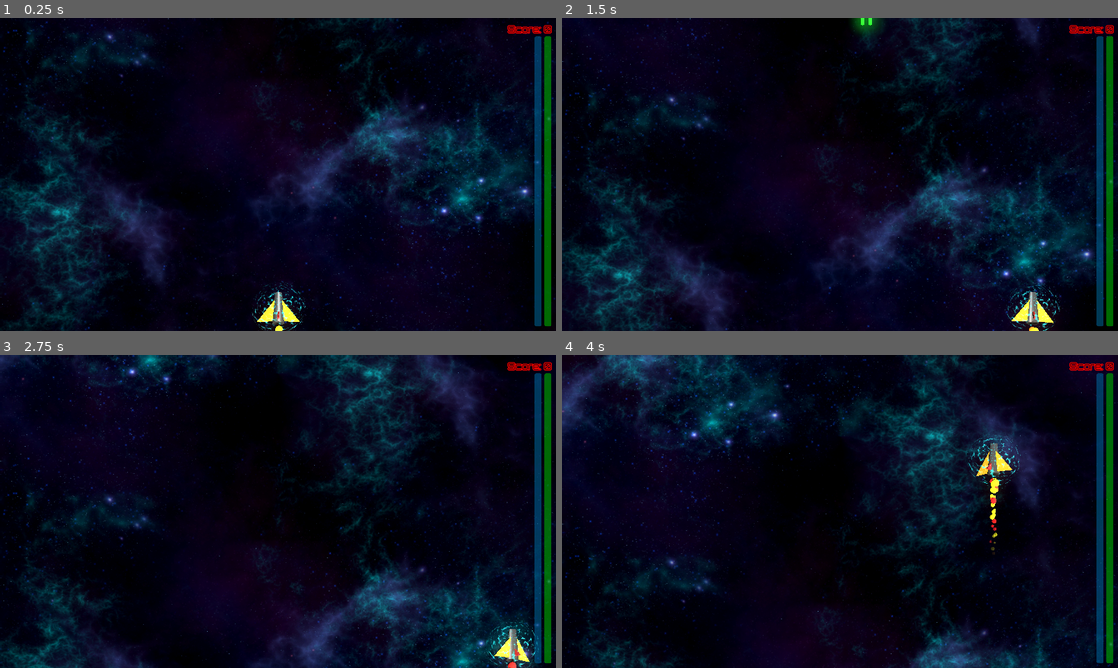
Above: before the commit, frames 1-4 (two rows, left to right).
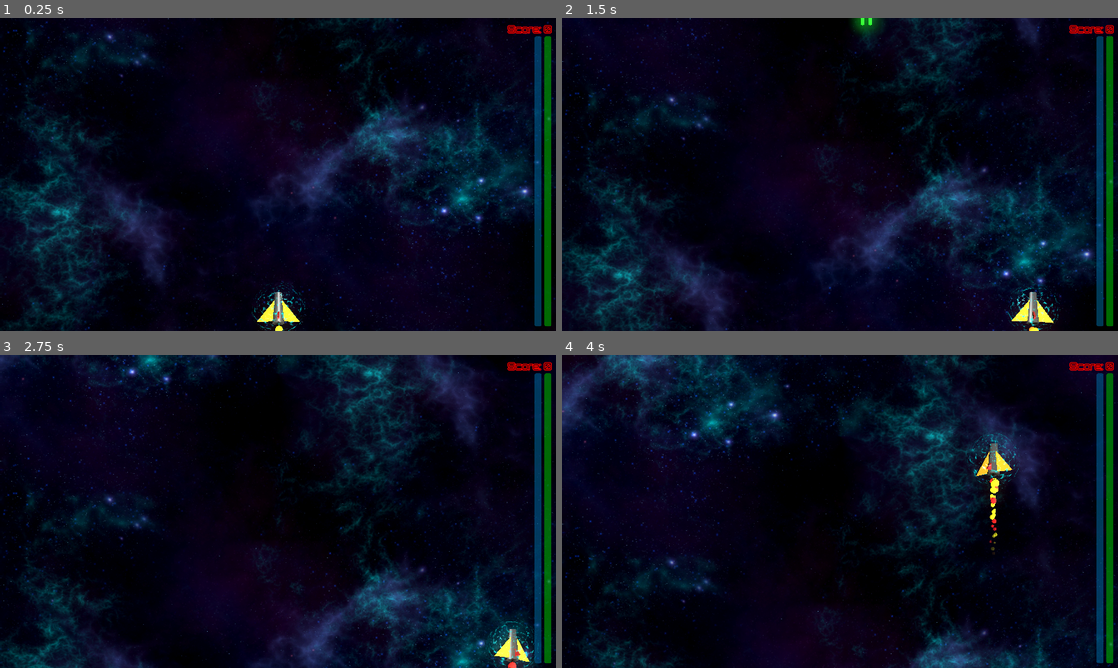
Above: after the commit, the same moments.

Repository: Yatchanek/Galaxxon
Game: Godot game, scene res://scenes/world.tscn
Two runs of this game, one before a commit and one after it. Both use one fixed random seed, a clock stepped at 60 frames per second and the inputs below.
Inputs (mouse positions are in pixels of both pictures, inside the frame that each line leads up to):
- Up to frame 1 (0.25 s): no input
- Up to frame 2 (1.5 s): tap Enter (ui_accept) at 0.5, 0.77 s; move the mouse to (962, 158) at 0.52 s; hold Right (ui_right) 0.53-1.28 s; tap Q at 0.6 s; move the mouse to (728, 190) at 1.27 s; hold Down (ui_down) from 1.28 s (still down); tap Z at 1.35 s
- Up to frame 3 (2.75 s): tap Enter (ui_accept) at 1.52 s; move the mouse to (333, 442) at 2.02 s; release Down (ui_down) at 2.03 s; hold Right (ui_right) from 2.03 s (still down); tap P at 2.1 s
- Up to frame 4 (4 s): move the mouse to (812, 574) at 2.77 s; release Right (ui_right) at 2.78 s; hold Up (ui_up) 2.78-3.53 s; tap C at 2.85 s; tap Enter (ui_accept) at 3.02, 3.77 s; move the mouse to (1006, 558) at 3.52 s; hold Left (ui_left) from 3.53 s (still down); tap Q at 3.6 s

The runs differ from the first frame. In frame 1, 0.3% of the frame differs, in the area x 45-55%, y 84-100%; in frame 2, 0.4%, in the area x 79-90%, y 84-100%; in frame 3, 0.4%; in frame 4, 0.4%.
Error in both runs: Invalid call. Nonexistent function 'change_spread' in base 'Node3D (PulseCannon)'. (res://scripts/player.gd:71)

Commit message:
better forcefield

Diff:
--- a/resources/materials/grey_metallic_material.tres
+++ b/resources/materials/grey_metallic_material.tres
@@ -2,6 +2,7 @@
 
 [resource]
 resource_local_to_scene = true
+cull_mode = 2
 albedo_color = Color(0.281187, 0.281187, 0.281187, 1)
 metallic = 0.5
 roughness = 0.5
--- a/resources/shaders/shield.gdshader
+++ b/resources/shaders/shield.gdshader
@@ -1,19 +1,35 @@
 shader_type spatial;
+render_mode blend_mix, depth_draw_opaque;
 
 uniform vec4 shield_color : source_color;
+uniform vec4 hit_shield_color = vec4(1.0, 1.0, 1.0, 1.0);
 uniform sampler2D noise_tex : source_color;
-uniform float alpha_threshold : hint_range(0.0, 1.0, 0.001) = 0.5;
+uniform float alpha_threshold : hint_range(0.0, 1.0, 0.001) = 0.15;
+uniform vec3 shot_direction = vec3(1.0, 0.0, 1.0);
+uniform vec3 albedo_color = vec3(1.0, 1.0, 1.0);
 
-
-
+uniform bool is_hit = false;
 
 void fragment() {
 	vec2 uv = UV;
-	uv.x += 0.02 * TIME;
-	uv.y -= 0.02 * TIME;
+	uv.x += 0.05 * TIME;
+	uv.y -= 0.05 * TIME;
 	float noise = texture(noise_tex, uv).r;
-	ALBEDO = shield_color.rgb;
- 	ALPHA = smoothstep(alpha_threshold, 1.0, noise);
+	if (is_hit) {
+		vec3 world_normal = (INV_VIEW_MATRIX * vec4(NORMAL, 0.0)).xyz;
+		float dot_product = dot(world_normal, shot_direction);
+		dot_product = (dot_product + 1.0) * 0.5;
+			ALBEDO = mix(albedo_color, shield_color.rgb, smoothstep(0.0, 0.5, dot_product));
+			ALPHA = (smoothstep(alpha_threshold, 1.0, noise) - dot_product) + 0.3;
+	}
+	else {
+		ALBEDO = mix(albedo_color, shield_color.rgb, 1.0);
+		ALPHA = smoothstep(alpha_threshold + 0.25, 1.0, noise);
+	}
+
+	METALLIC = 0.5;
+	SPECULAR = 0.6;
+	ROUGHNESS = 0.25;
 }
 
 //void light() {
--- a/scenes/components/slit_obstacle.tscn
+++ b/scenes/components/slit_obstacle.tscn
@@ -70,7 +70,7 @@
 mesh = SubResource("BoxMesh_v3sr0")
 
 [node name="Hurtbox" type="Area3D" parent="UpperBody" node_paths=PackedStringArray("actor")]
-collision_layer = 64
+collision_layer = 128
 collision_mask = 0
 monitoring = false
 script = ExtResource("3_e6053")
@@ -85,7 +85,7 @@
 mesh = SubResource("BoxMesh_e6053")
 
 [node name="Hurtbox" type="Area3D" parent="BottomBody" node_paths=PackedStringArray("actor")]
-collision_layer = 64
+collision_layer = 128
 collision_mask = 0
 monitoring = false
 script = ExtResource("3_e6053")
--- a/scenes/player.tscn
+++ b/scenes/player.tscn
@@ -12,6 +12,7 @@
 [ext_resource type="Material" uid="uid://h0x8s1cld2tu" path="res://resources/materials/red_material.tres" id="9_f1ej7"]
 [ext_resource type="Shader" uid="uid://iokt1hpq5o6d" path="res://resources/shaders/shield.gdshader" id="9_y4r1p"]
 [ext_resource type="PackedScene" uid="uid://bu881agq7bkoc" path="res://scenes/components/hitbox.tscn" id="10_d2wvv"]
+[ext_resource type="Script" uid="uid://brtodd45brrv0" path="res://scripts/components/shield_hitbox.gd" id="13_jej6c"]
 
 [sub_resource type="CylinderMesh" id="CylinderMesh_fjrip"]
 bottom_radius = 0.8
@@ -91,12 +92,15 @@
 noise = SubResource("FastNoiseLite_jej6c")
 
 [sub_resource type="ShaderMaterial" id="ShaderMaterial_oprun"]
-resource_local_to_scene = true
 render_priority = 0
 shader = ExtResource("9_y4r1p")
 shader_parameter/shield_color = Color(0, 1, 1, 1)
+shader_parameter/hit_shield_color = Vector4(1, 1, 1, 1)
 shader_parameter/noise_tex = SubResource("NoiseTexture2D_f1ej7")
-shader_parameter/alpha_threshold = 0.5
+shader_parameter/alpha_threshold = 0.25
+shader_parameter/shot_direction = Vector3(0, 0, 0)
+shader_parameter/albedo_color = Vector3(1, 1, 1)
+shader_parameter/is_hit = false
 
 [sub_resource type="SphereShape3D" id="SphereShape3D_d2wvv"]
 radius = 3.5
@@ -159,7 +163,7 @@
 
 [node name="Hitbox" type="Area3D" parent="." node_paths=PackedStringArray("actor")]
 collision_layer = 0
-collision_mask = 64
+collision_mask = 192
 monitorable = false
 script = ExtResource("5_tuyoq")
 actor = NodePath("..")
@@ -197,6 +201,7 @@
 collision_layer = 0
 collision_mask = 64
 monitorable = false
+script = ExtResource("13_jej6c")
 actor = NodePath("..")
 
 [node name="CollisionShape3D" parent="Shield/Hitbox" index="0"]
--- a/scripts/components/shield.gd
+++ b/scripts/components/shield.gd
@@ -1,7 +1,7 @@
 extends Node3D
 class_name Shield
 
-@export var max_hp : int = 100
+@export var max_hp : int = 1000
 
 @export var target : Node3D
 
@@ -19,7 +19,7 @@
 var noise_tex : Texture2D
 
 func _ready() -> void:
-    hp = 100
+    hp = max_hp
     #body.hide()
     #hitbox.disable()
     EventBus.shield_hp_changed.emit(hp / max_hp * 100.0)
@@ -33,12 +33,12 @@
 
     hp = min(hp + amount, max_hp)
 
-    EventBus.shield_hp_changed.emit(hp)
+    EventBus.shield_hp_changed.emit(hp / max_hp * 100.0)
 
-func take_damage(amount):
+func take_damage(amount : float, dir : Vector3 = Vector3.ZERO):
     if amount <= hp:
         hp -= amount
-        blink()
+        blink(dir)
     else:
         var remainder = amount - hp
         hp = 0
@@ -47,9 +47,19 @@
         target.take_damage(remainder)
     EventBus.shield_hp_changed.emit(hp)
 
-func blink():
+func blink(dir : Vector3 = Vector3.ZERO):
+    if !can_blink:
+        return
+    can_blink = false
+    mat.set_shader_parameter("shot_direction", dir)
+    mat.set_shader_parameter("is_hit", true)
     var tw : Tween = create_tween()
-    tw.tween_property(mat, "shader_parameter/shield_color", Color.WHITE, 0.1)
+    #tw.tween_property(mat, "shader_parameter/shield_color", Color.WHITE, 0.1)
+    tw.parallel().tween_property(mat, "shader_parameter/alpha_threshold", 0.05, 0.1)
+    #tw.tween_property(mat, "shader_parameter/shield_color", Color.CYAN, 0.1)
     tw.parallel().tween_property(mat, "shader_parameter/alpha_threshold", 0.25, 0.1)
-    tw.tween_property(mat, "shader_parameter/shield_color", Color.CYAN, 0.1)
-    tw.parallel().tween_property(mat, "shader_parameter/alpha_threshold", 0.55, 0.1)
+    tw.finished.connect(_on_blink_end)
+
+func _on_blink_end():
+    mat.set_shader_parameter("is_hit", false)
+    can_blink = true
--- /dev/null
+++ b/scripts/components/shield_hitbox.gd
@@ -0,0 +1,39 @@
+extends HitBox
+class_name ShieldHitBox
+
+
+func _on_area_entered(area:Area3D) -> void:
+	if area is HurtBox:
+		if area.switched_off:
+			return
+		if area.instadeath:
+			actor.take_damage(1000000)
+		else:
+			var dir : Vector3 = area.global_position.direction_to(actor.global_position)
+			actor.take_damage(area.damage, dir)
+
+		if area.actor is Projectile:
+			area.destroy()
+
+		if actor is Shield:
+			if area.actor is Enemy or area.actor is PathEnemy:
+				area.switched_off = true
+
+		elif area.damage_type == HurtBox.DamageType.CONTINUOUS:
+			active_hurtboxes.append(area)
+			hurtbox_timers.append(0.0)
+			set_process(true)
+
+
+func _on_area_exited(area:Area3D) -> void:
+	if area is HurtBox:
+		if actor is Shield:
+			if area.switched_off and is_instance_valid(area):
+				area.switched_off = true
+
+		elif area.damage_type == HurtBox.DamageType.CONTINUOUS:
+			var idx : int = active_hurtboxes.find(area)
+			active_hurtboxes.remove_at(idx)
+			hurtbox_timers.remove_at(idx)
+			if active_hurtboxes.is_empty():
+				set_process(false)
--- a/scripts/tube.gd
+++ b/scripts/tube.gd
@@ -28,7 +28,7 @@
 
 
 func _physics_process(delta: float) -> void:
-    position.z += Globals.scroll_speed * 2.0 * delta
+    position.z += Globals.scroll_speed * 2.5 * delta
     if position.z >= 490:
         queue_free()
 
--- a/scripts/world.gd
+++ b/scripts/world.gd
@@ -74,7 +74,6 @@
 	explosion.local_coords = true
 	element.add_child(explosion)
 	if building.carries_powerup:
-		prints(building.position + Vector3.UP * 3, building.powerup_type, building.powerup_weapon_type, element)
 		explosion.finished.connect(spawn_powerup_on_moving_element.bind(building.position + Vector3.UP * 3, building.powerup_type, building.powerup_weapon_type, element))
 
 func spawn_powerup(pos : Vector3, powerup_type : PowerUp.PowerUpType, weapon_type : Weapon.WeaponType):
Not shown: 1 places in scenes/player.tscn that only renumber resources
Not shown, added: scripts/components/shield_hitbox.gd.uid
